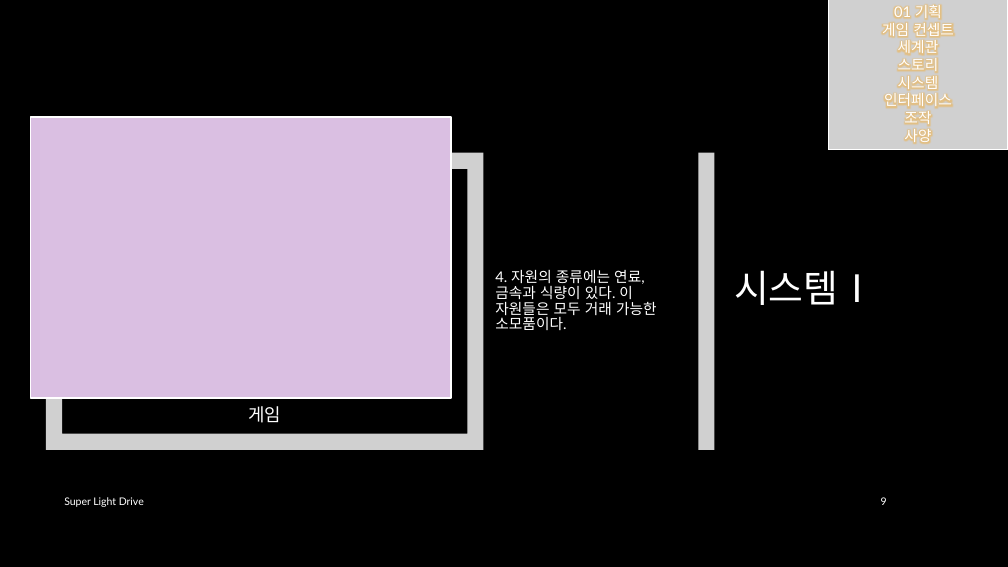
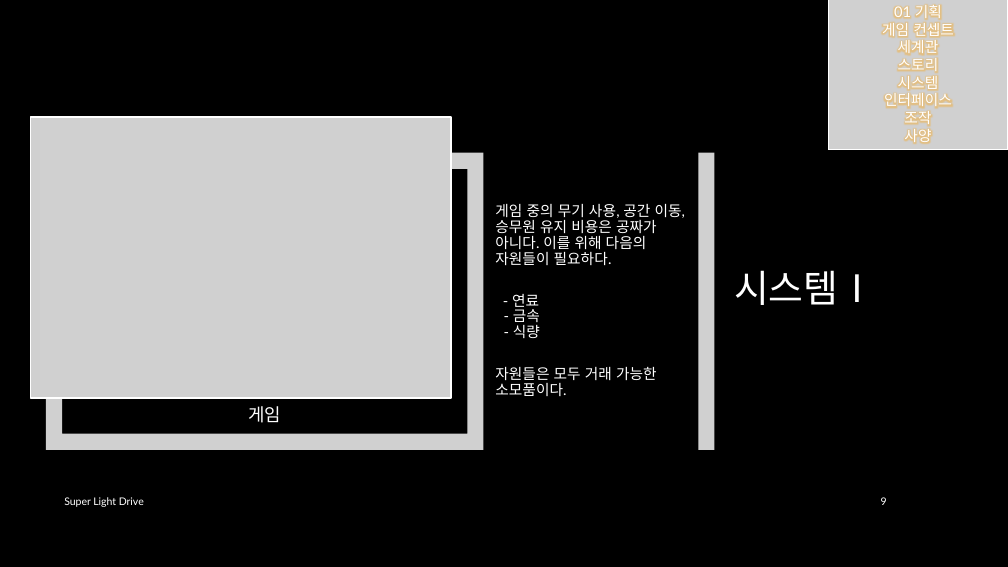
Before and after one commit to iconstudio/2017-Platformer, a slide deck: slide 9 of slides/SuperLightDrive_20171228.pptx. Drawn at 1008x567 pixels with LibreOffice and Linux fonts; fonts in the diff are those of the drawing; grey boxes stand for pictures; background and template pictures are left out. Boxes give left, top, right and bottom in pixels: in the first picture for what was removed or moved away, otherwise in the second. Text is boxed around its words. In the diff, an @@ line names an element or a change of style, - is before the commit and + after.

```diff
--- a/slides/SuperLightDrive_20171228.pptx
+++ b/slides/SuperLightDrive_20171228.pptx
@@ rectangle removed at [30,117,451,399] @@
@@ picture added at [30,117,451,399] @@
@@ text at [495,204,686,396]: text changed @@
-4. 자원의 종류에는 연료, 금속과 식량이 있다. 이 자원들은 모두 거래 가능한 소모품이다.
+게임 중의 무기 사용, 공간 이동, 승무원 유지 비용은 공짜가 아니다. 이를 위해 다음의 자원들이 필요하다.
+- 연료
+- 금속
+- 식량
+자원들은 모두 거래 가능한 소모품이다.
```
Also in this commit, not shown: 14 other slides changed, 3 slides added, 1 other file.
